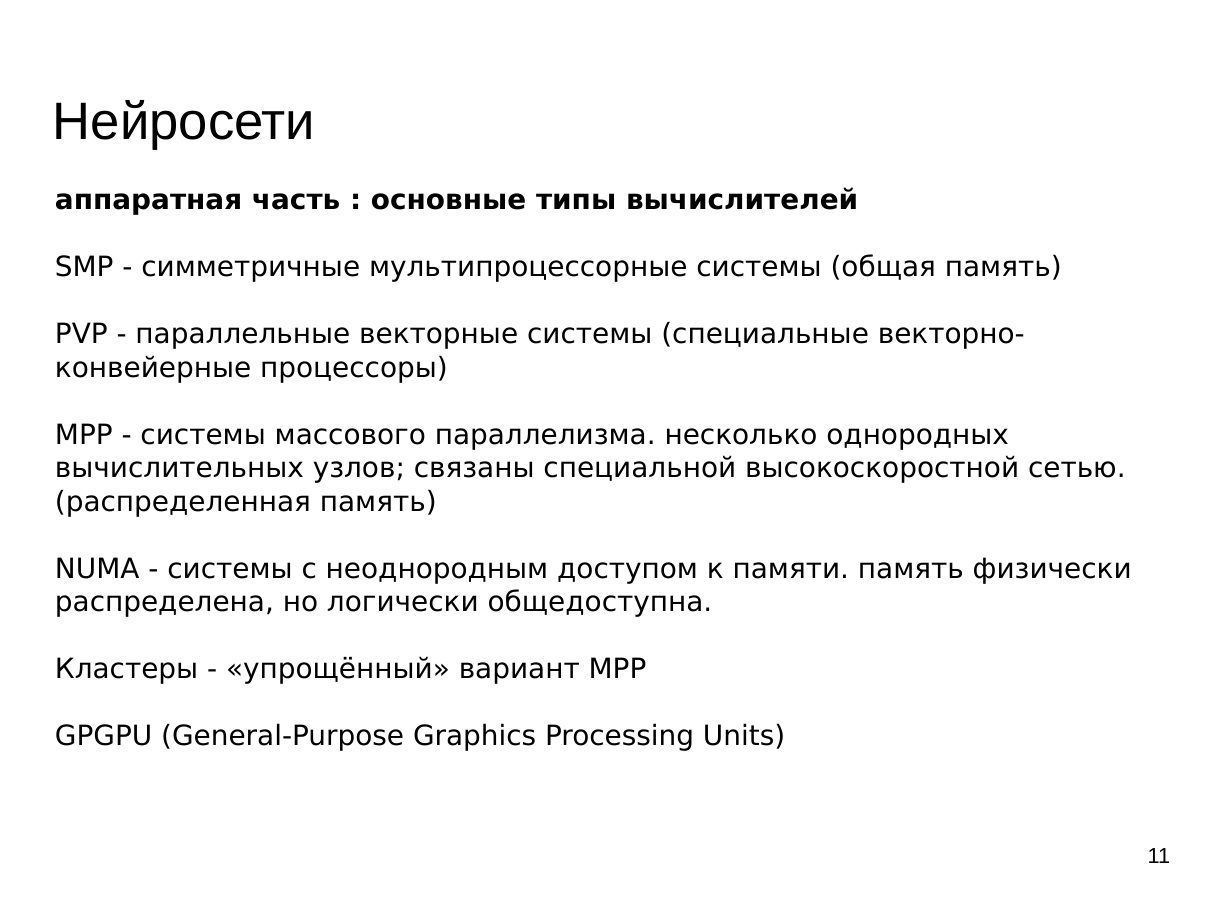
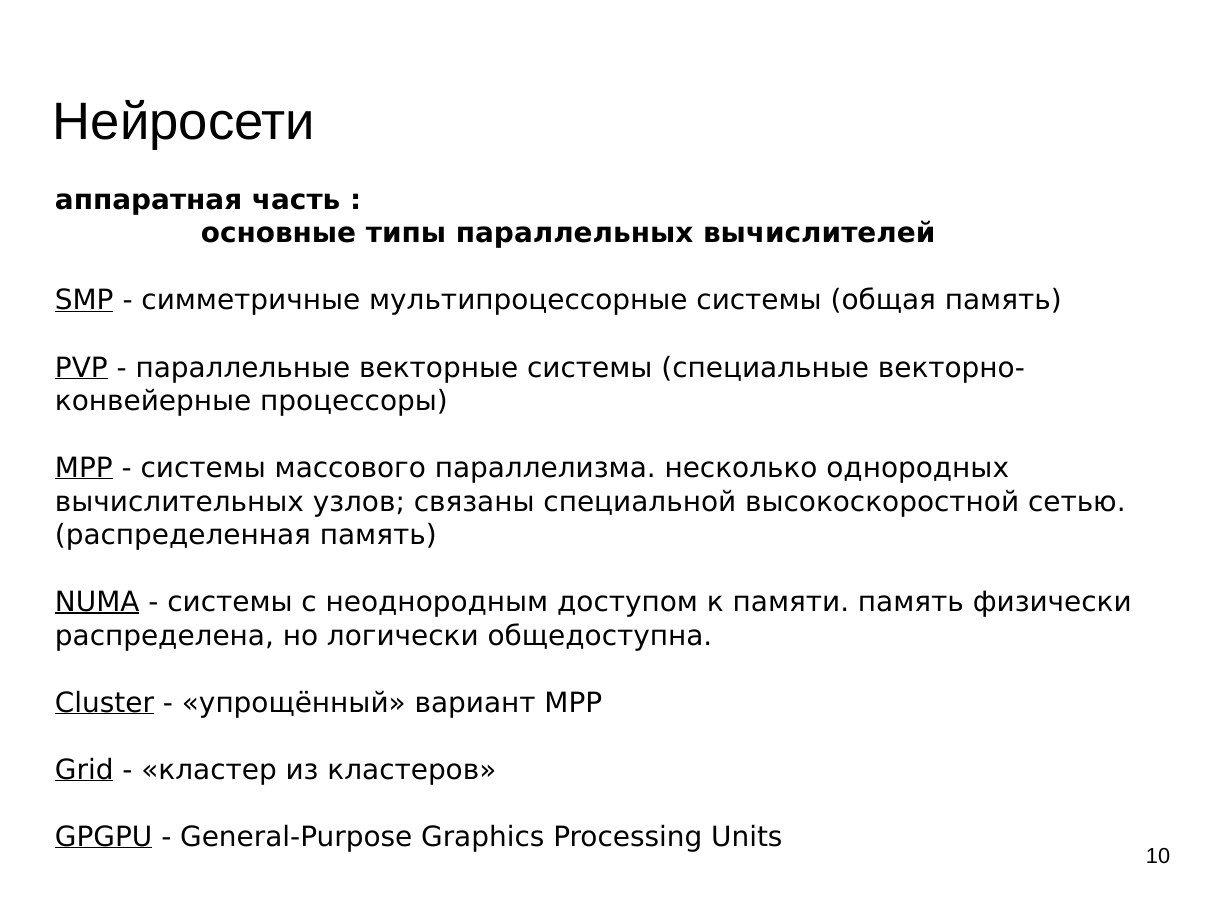
Before and after one commit to mechanoid5/ml_lectorium_legacy, a slide deck: slide 10 of 19-tech-stack-tf.odp (slide 11 before the commit). Drawn at 1232x924 pixels with LibreOffice and Linux fonts; fonts in the diff are those of the drawing; background and template pictures are left out. Boxes give left, top, right and bottom in pixels: in the first picture for what was removed or moved away, otherwise in the second. Text is boxed around its words. In the diff, an @@ line names an element or a change of style, - is before the commit and + after.

```diff
--- a/19-tech-stack-tf.odp
+++ b/19-tech-stack-tf.odp
@@ text at [55,193,935,248]: text changed @@
-аппаратная часть : основные типы вычислителей
+аппаратная часть :
+основные типы параллельных вычислителей
@@ text at [55,287,1132,650]: underline on in "SMP", "PVP", "MPP", "NUMA" @@
@@ text at [55,690,782,852]: text changed @@
-Кластеры - «упрощённый» вариант MPP
-GPGPU (General-Purpose Graphics Processing Units)
+Cluster - «упрощённый» вариант MPP
+Grid - «кластер из кластеров»
+GPGPU - General-Purpose Graphics Processing Units
@@ page number at [1146,848,1170,864]: text changed @@
-11
+10
```
Also in this commit, not shown: 11 other slides changed, 1 slide removed, 9 other files.
